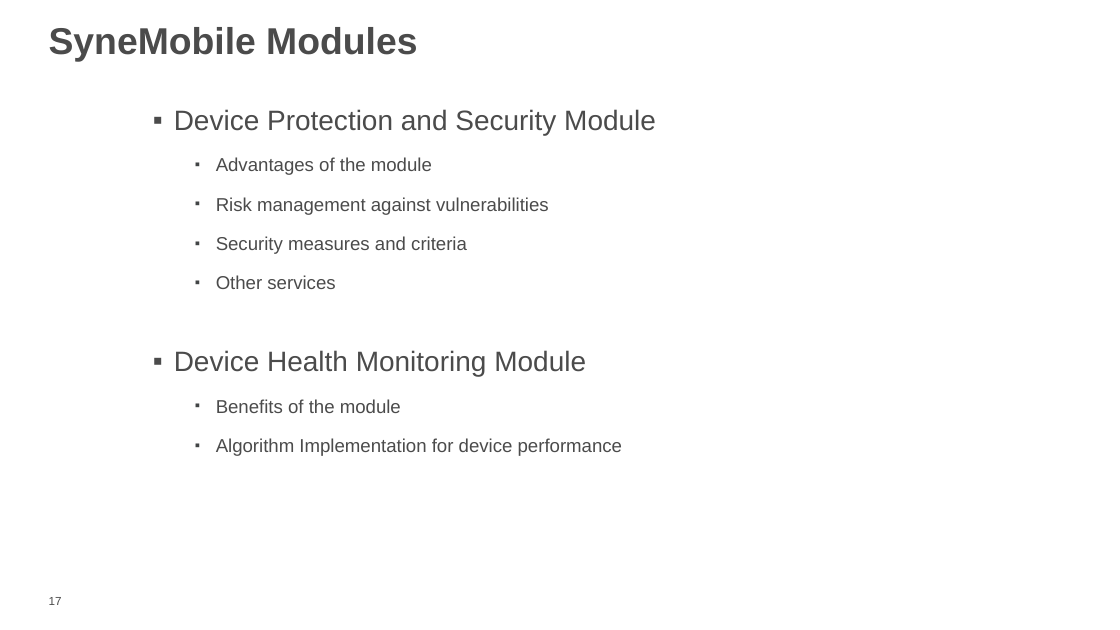
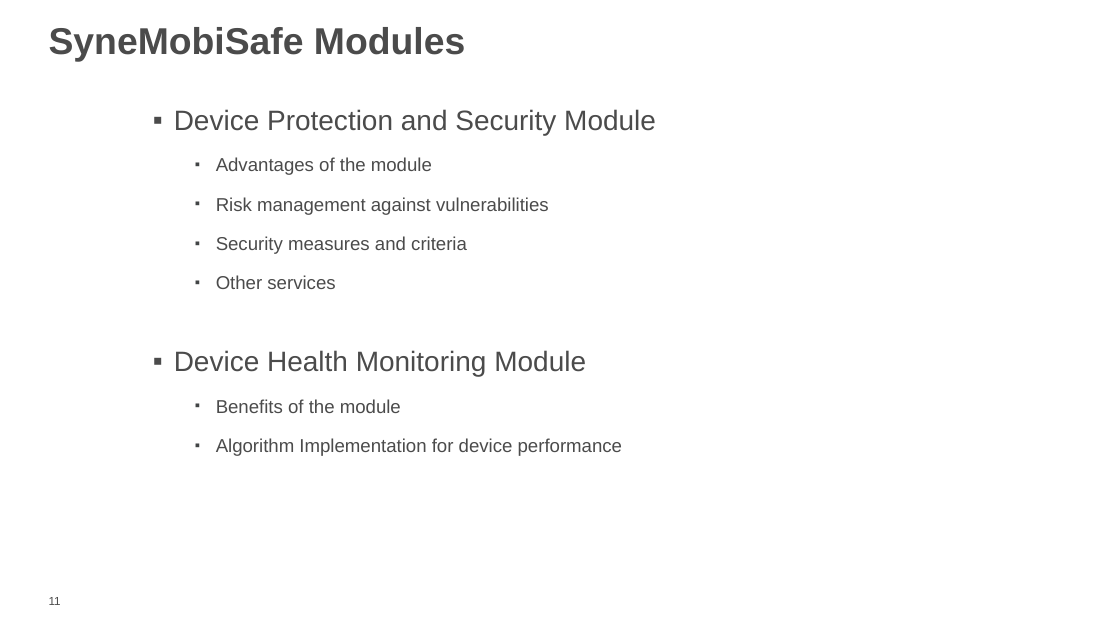
Before and after one commit to vishal1785/TestDemo, a slide deck: slide 11 of 1lb/from Asma/training/OnShore_Training_Vishal_Bhardwaj.pptx (slide 17 before the commit). Drawn at 1120x630 pixels with LibreOffice and Linux fonts; fonts in the diff are those of the drawing; background and template pictures are left out. Boxes give left, top, right and bottom in pixels: in the first picture for what was removed or moved away, otherwise in the second. Text is boxed around its words. In the diff, an @@ line names an element or a change of style, - is before the commit and + after.

```diff
--- a/1lb/from Asma/training/OnShore_Training_Vishal_Bhardwaj.pptx
+++ b/1lb/from Asma/training/OnShore_Training_Vishal_Bhardwaj.pptx
@@ text at bbox=[49, 27, 465, 62]: text changed @@
-SyneMobile Modules
+SyneMobiSafe Modules
@@ page number at bbox=[49, 597, 61, 605]: text changed @@
-17
+11
```
Also in this commit, not shown: 12 other slides changed, 1 slide added, 3 slides removed, 30 other files.
